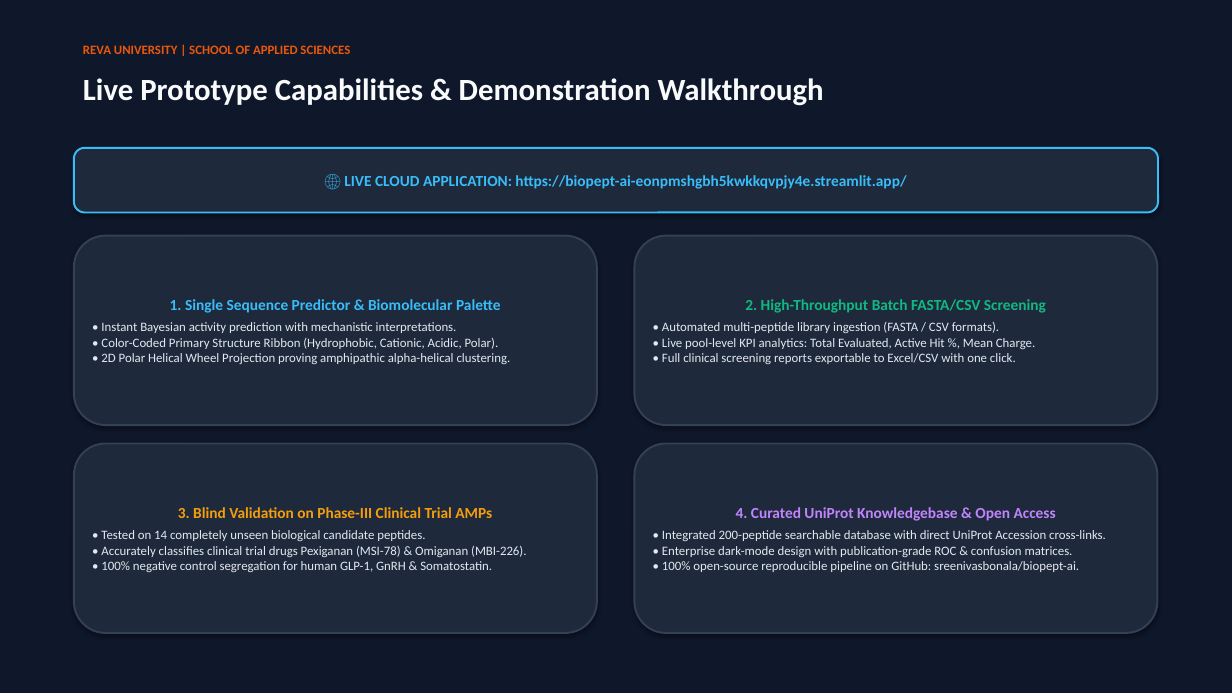
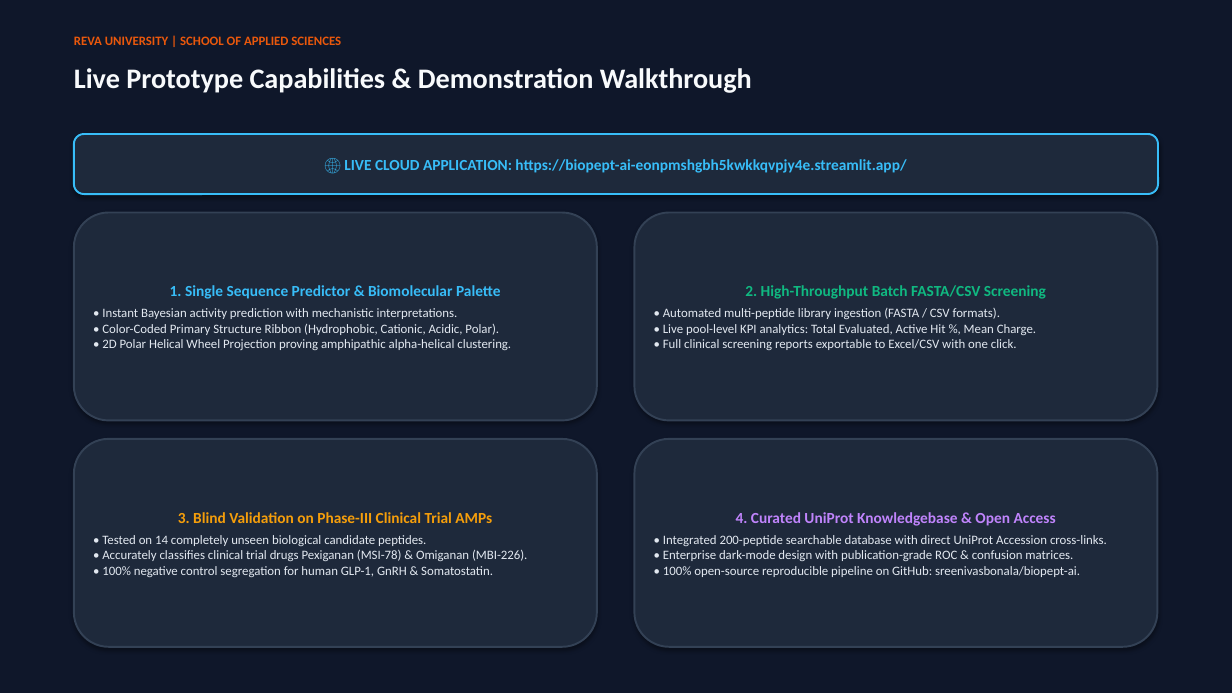
Before and after one commit to sreenivasbonala/biopept-ai, a slide deck: slide 4 of BioPept_AI_Prototype_Presentation.pptx. Drawn at 1232x693 pixels with LibreOffice and Linux fonts; fonts in the diff are those of the drawing. Boxes give left, top, right and bottom in pixels: in the first picture for what was removed or moved away, otherwise in the second. Text is boxed around its words. In the diff, an @@ line names an element or a change of style, - is before the commit and + after.

```diff
--- a/BioPept_AI_Prototype_Presentation.pptx
+++ b/BioPept_AI_Prototype_Presentation.pptx
@@ text "REVA UNIVERSITY | SCHOOL OF ...": place and size @@
-text "REVA UNIVERSITY | SCHOOL OF ..." at bbox=[83, 45, 350, 54]
+text "REVA UNIVERSITY | SCHOOL OF ..." at bbox=[74, 36, 341, 45]
@@ text "Live Prototype Capabilities & Demonstration ..." at bbox=[74, 68, 752, 93]: size 24 to 22 pt @@
@@ rounded rectangle "🌐 LIVE CLOUD APPLICATION: https://biopept-ai-eonpmshgbh5kwkk ...": place and size @@
-rounded rectangle "🌐 LIVE CLOUD APPLICATION: https://biopept-ai-eonpmshgbh5kwkk ..." at bbox=[74, 148, 1158, 213]
+rounded rectangle "🌐 LIVE CLOUD APPLICATION: https://biopept-ai-eonpmshgbh5kwkk ..." at bbox=[74, 134, 1158, 194]
@@ rounded rectangle "1. Single Sequence Predictor & ...": place and size @@
-rounded rectangle "1. Single Sequence Predictor & ..." at bbox=[74, 236, 597, 425]
+rounded rectangle "1. Single Sequence Predictor & ..." at bbox=[74, 213, 597, 421]
@@ rounded rectangle "2. High-Throughput Batch FASTA/CSV Screening": place and size @@
-rounded rectangle "2. High-Throughput Batch FASTA/CSV Screening" at bbox=[635, 236, 1158, 425]
+rounded rectangle "2. High-Throughput Batch FASTA/CSV Screening" at bbox=[635, 213, 1158, 421]
@@ rounded rectangle "3. Blind Validation on Phase-III ...": place and size @@
-rounded rectangle "3. Blind Validation on Phase-III ..." at bbox=[74, 444, 597, 633]
+rounded rectangle "3. Blind Validation on Phase-III ..." at bbox=[74, 439, 597, 647]
@@ rounded rectangle "4. Curated UniProt Knowledgebase & ...": place and size @@
-rounded rectangle "4. Curated UniProt Knowledgebase & ..." at bbox=[635, 444, 1158, 633]
+rounded rectangle "4. Curated UniProt Knowledgebase & ..." at bbox=[635, 439, 1158, 647]
```
Also in this commit, not shown: 4 other slides changed, 1 other file.
